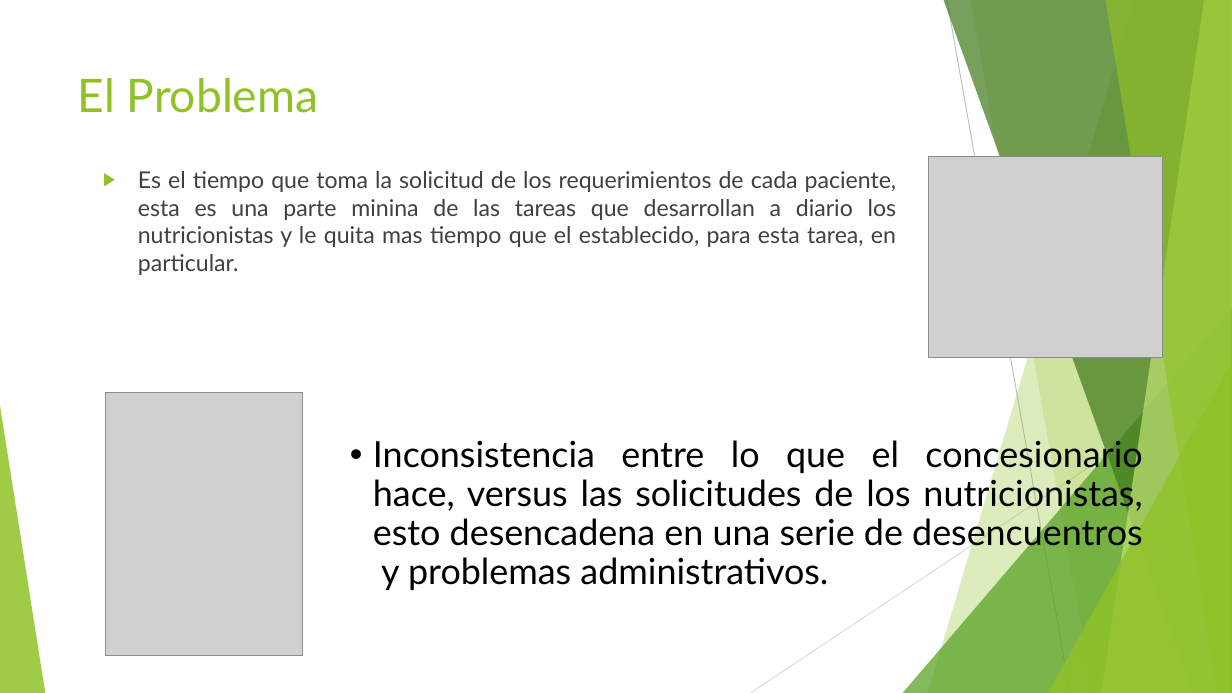
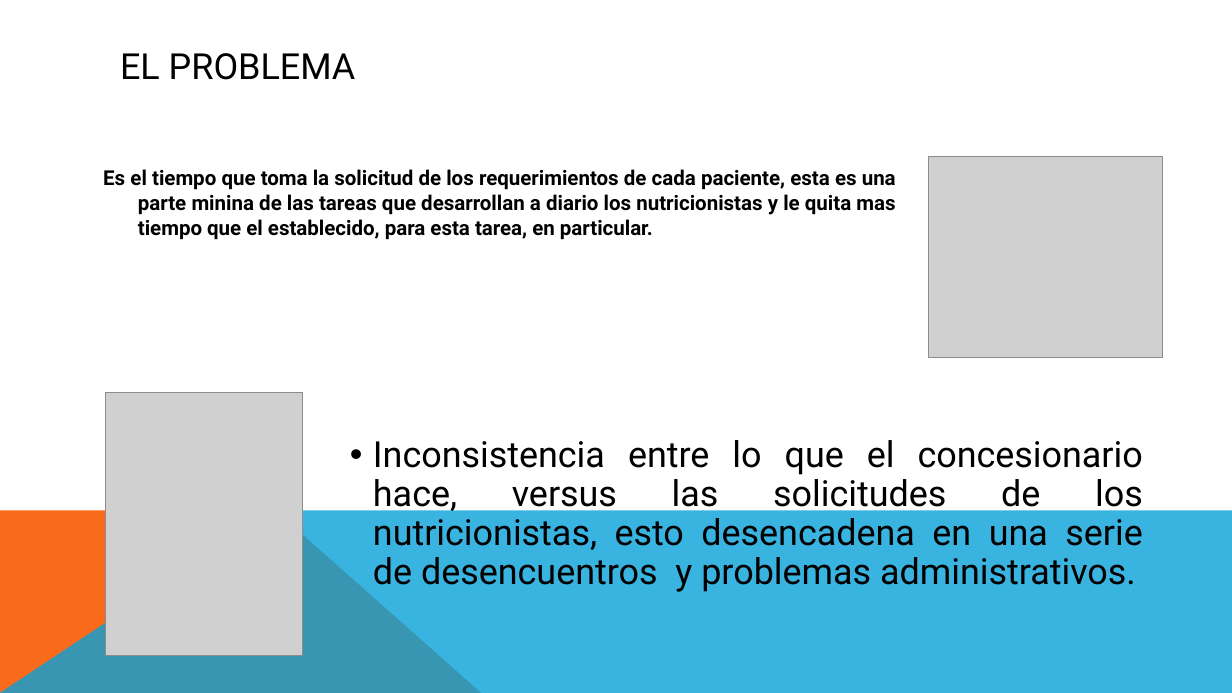
Before and after one commit to food-aid/Seminario, a slide deck: slide 3 of Food-Aid.pptx. Drawn at 1232x693 pixels with LibreOffice and Linux fonts; fonts in the diff are those of the drawing; grey boxes stand for pictures. Boxes give left, top, right and bottom in pixels: in the first picture for what was removed or moved away, otherwise in the second. Text is boxed around its words. In the diff, an @@ line names an element or a change of style, - is before the commit and + after.

```diff
--- a/Food-Aid.pptx
+++ b/Food-Aid.pptx
@@ title "EL PROBLEMA" at bbox=[120, 53, 356, 80]: vertical alignment top to middle @@
@@ title at bbox=[120, 53, 356, 80]: text changed; size 36 to 28 pt; font Lato to Roboto; text colour #90C226 to #000000 @@
-El Problema
+EL PROBLEMA
@@ text "Es el tiempo que toma ..." at bbox=[103, 169, 896, 240]: size 18 to 16 pt, font Lato to Roboto, text colour #404040 to #000000, bold on; bullet ▶ to none; less space between paragraphs @@
@@ group removed at bbox=[0, 0, 1232, 693]: 5 freeform shapes, 3 triangles, 2 lines @@
@@ text "Inconsistencia entre lo que el ..." at bbox=[373, 440, 1143, 592]: font Lato to Roboto @@
@@ freeform shape added at bbox=[0, 510, 482, 693], fill #F96A1B @@
@@ freeform shape added at bbox=[0, 510, 1232, 693], fill #08A1D9 at 80% opacity @@
```
Also in this commit, not shown: 11 other slides changed.
